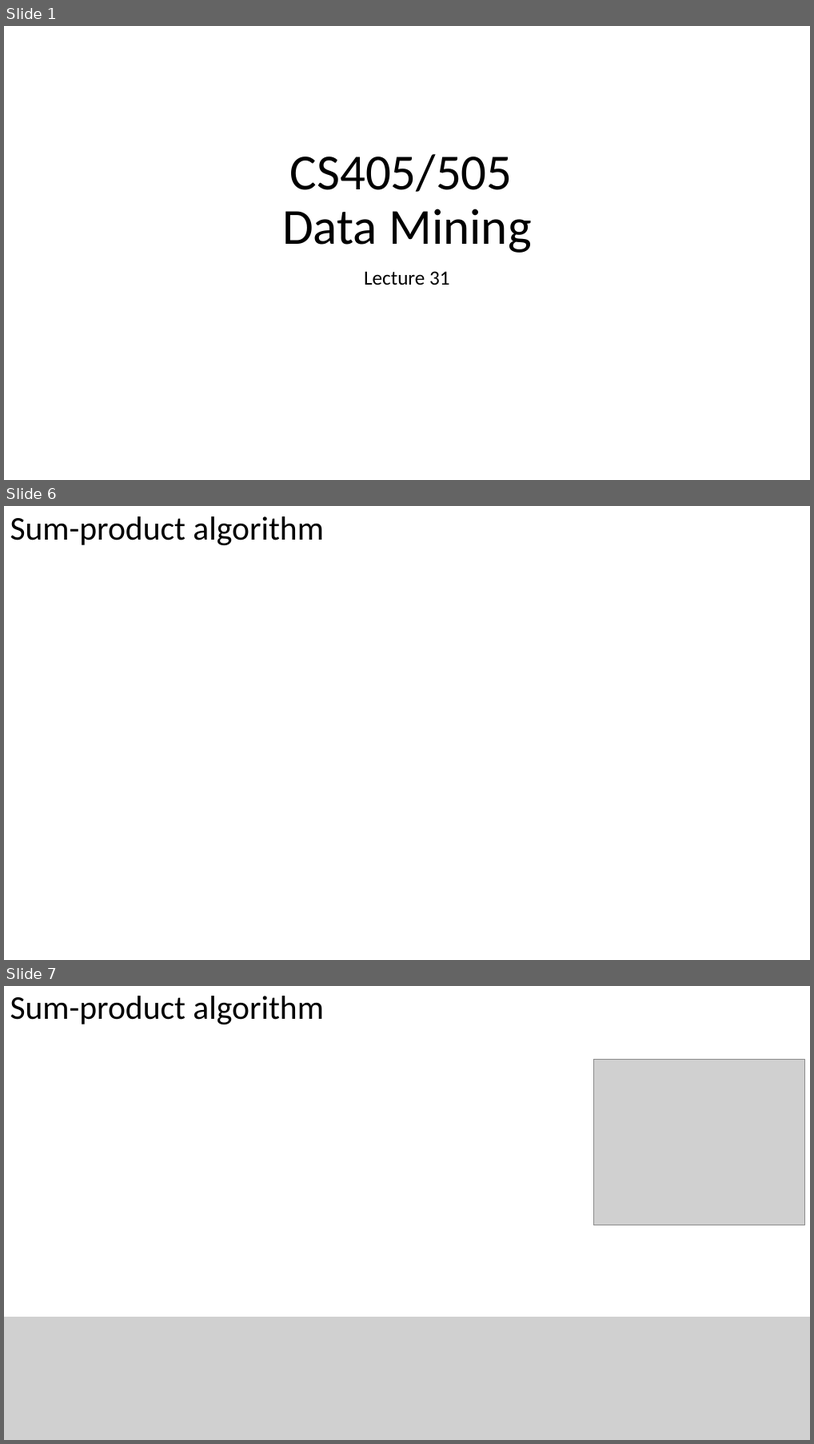
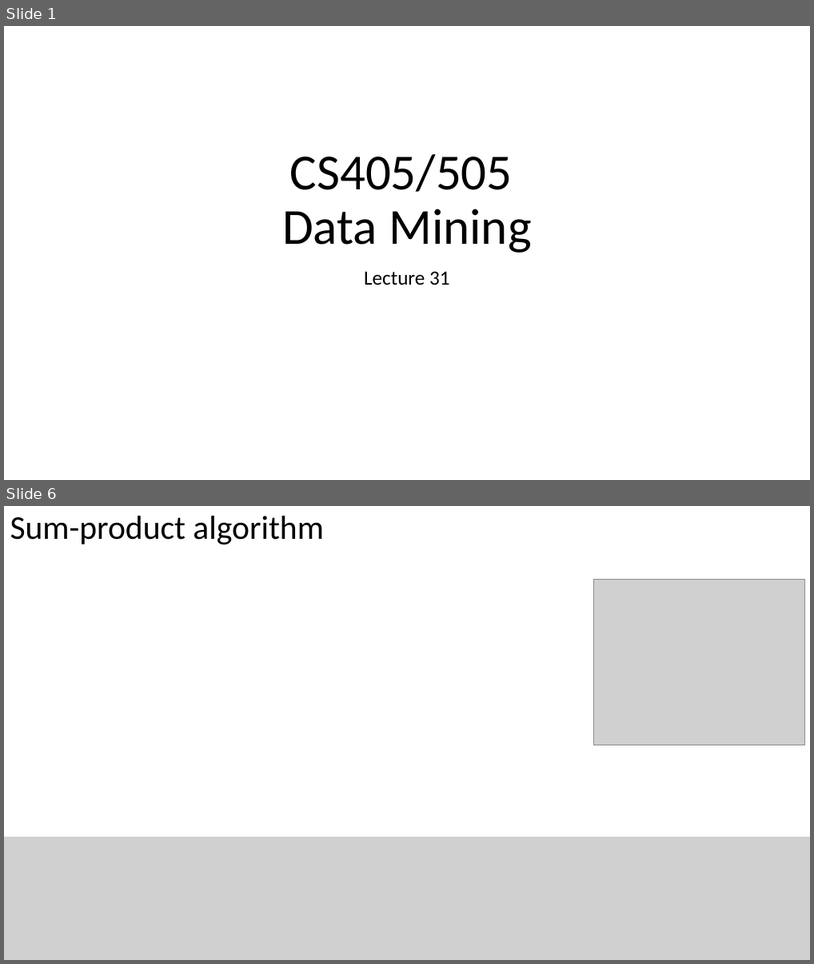
Before and after one commit to russellu/cs405, a slide deck: Lecture_31.pptx. Shown one above the other, each under a label of ours: slides 1, 6 and 7 before the commit, slides 1 and 6 after it; the slides between them are not shown. The pictures are 814x1444 and 814x964 pixels, drawn with LibreOffice and Linux fonts; fonts in the diff are those of the drawing; grey boxes stand for pictures; background and template pictures are left out. Boxes give left, top, right and bottom in pixels: in the first picture for what was removed or moved away, otherwise in the second. Text is boxed around its words. In the diff, an @@ line names an element or a change of style, - is before the commit and + after.

```diff
--- a/Lecture_31.pptx
+++ b/Lecture_31.pptx
@@ slide 6 removed at box(4, 506, 810, 960), background picture (left out) @@
@@ title removed at box(10, 516, 324, 545) @@
-Sum-product algorithm
@@ what was slide 7 is now slide 6 @@
```
Also in this commit, not shown: 8 slides changed, 1 other file.
